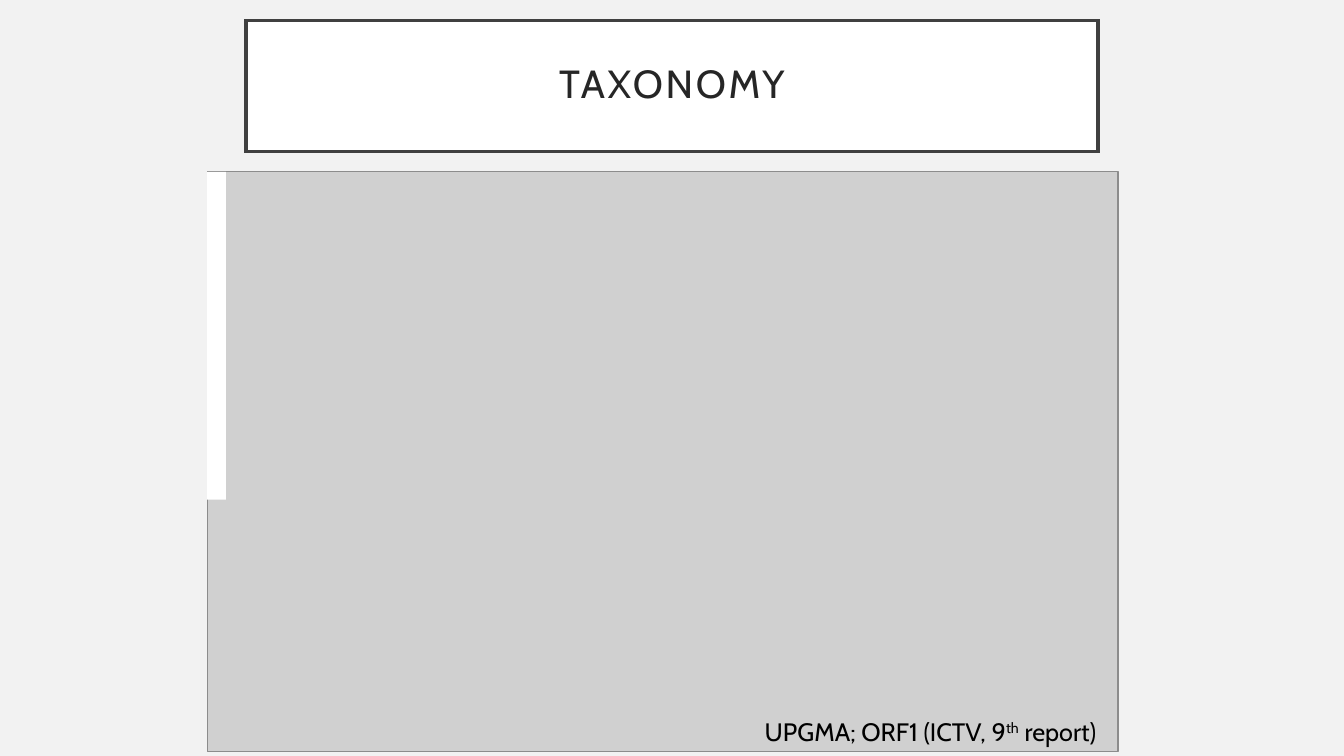
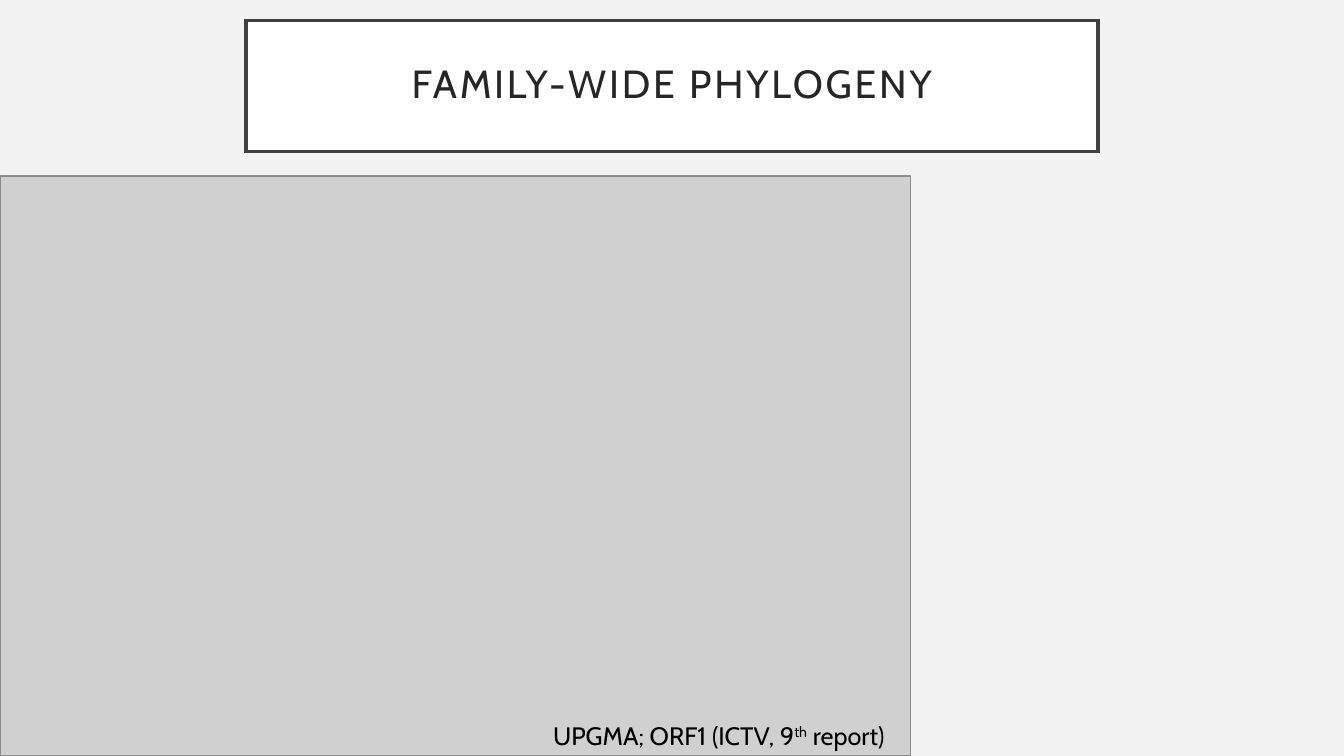
Before and after one commit to cednotsed/BIOC0021, a slide deck: slide 8 of presentations/Anelloviruses.pptx (slide 4 before the commit). Drawn at 1344x756 pixels with LibreOffice and Linux fonts; fonts in the diff are those of the drawing; grey boxes stand for pictures. Boxes give left, top, right and bottom in pixels: in the first picture for what was removed or moved away, otherwise in the second. Text is boxed around its words. In the diff, an @@ line names an element or a change of style, - is before the commit and + after.

```diff
--- a/presentations/Anelloviruses.pptx
+++ b/presentations/Anelloviruses.pptx
@@ title at <box>412,70,932,99</box>: text changed @@
-TAXONOMY
+FAMILY-WIDE PHYLOGENY
@@ picture: place and size @@
-picture at <box>207,172,1119,752</box>
+picture at <box>0,177,911,756</box>
@@ rectangle removed at <box>208,171,227,499</box> @@
@@ text "UPGMA; ORF1 (ICTV, 9th report)": place and size @@
-text "UPGMA; ORF1 (ICTV, 9th report)" at <box>765,722,1097,747</box>
+text "UPGMA; ORF1 (ICTV, 9th report)" at <box>553,726,885,751</box>
```
Also in this commit, not shown: 6 slides added, 2 slides removed, 12 other files.
